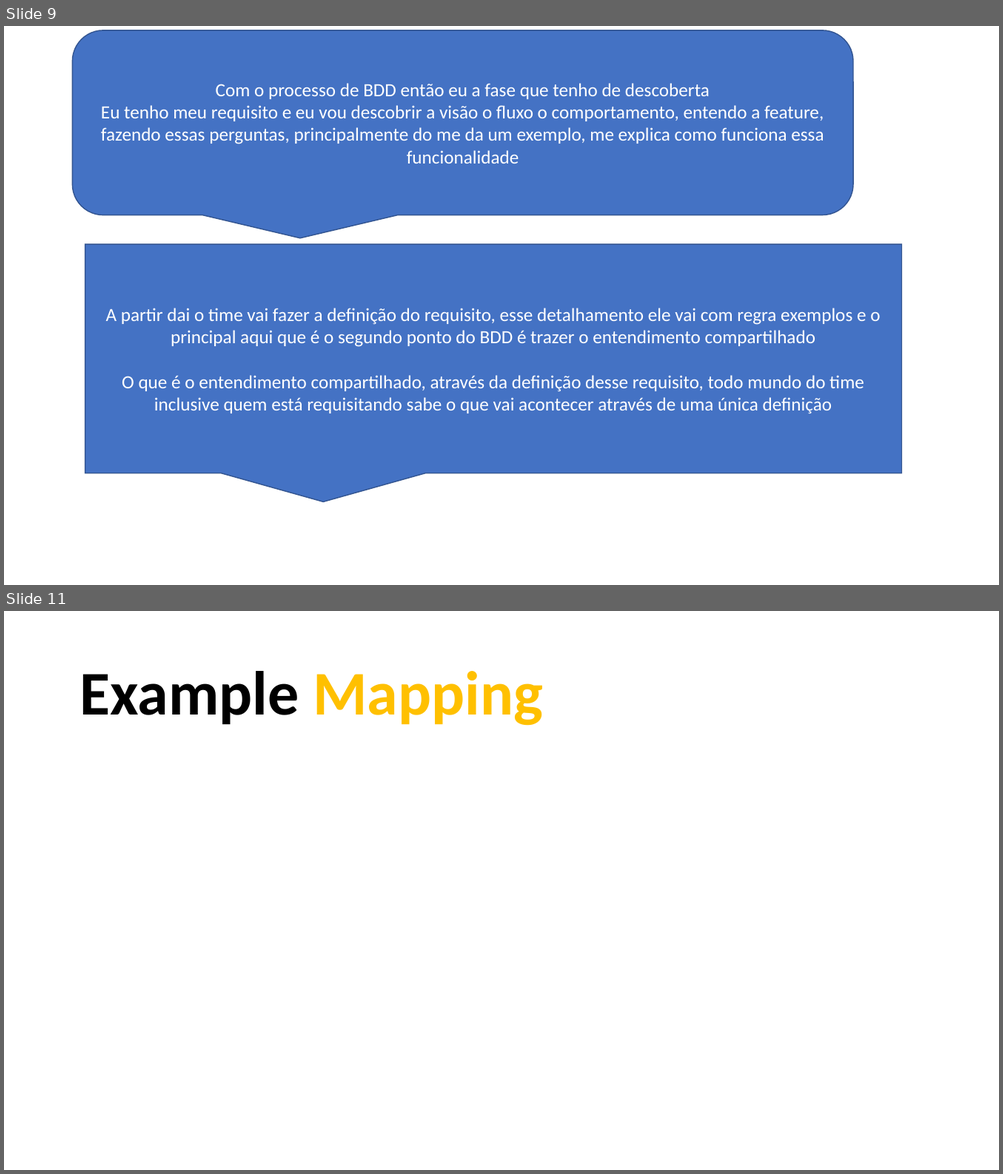
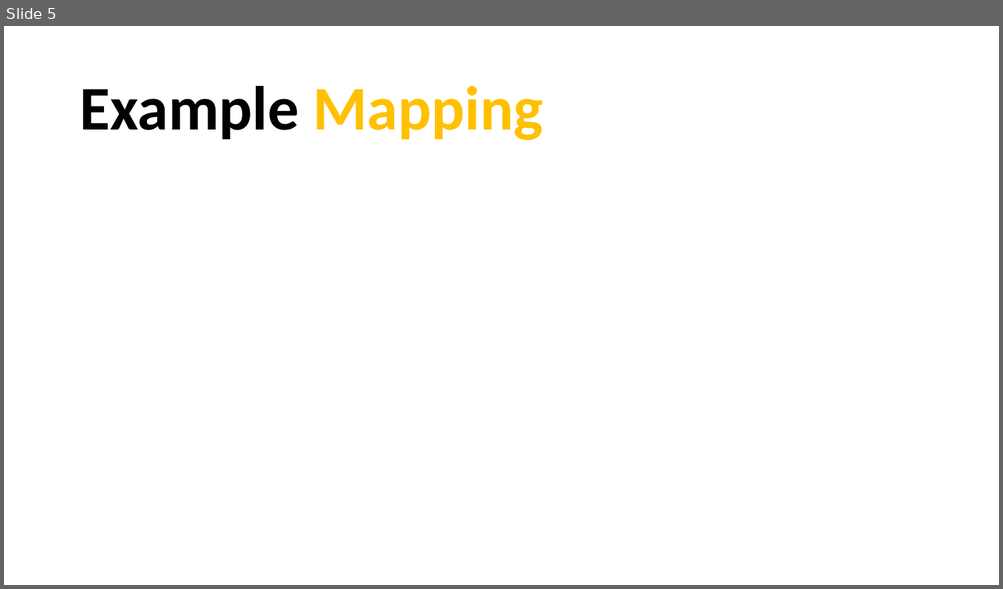
Before and after one commit to carlos-oliver/documentacao, a slide deck: Apresentação1.pptx. Shown one above the other, each under a label of ours: slides 9 and 11 before the commit, slide 5 after it; the slides between them are not shown. The pictures are 1003x1174 and 1003x589 pixels, drawn with LibreOffice and Linux fonts; fonts in the diff are those of the drawing. Boxes give left, top, right and bottom in pixels: in the first picture for what was removed or moved away, otherwise in the second. Text is boxed around its words. In the diff, an @@ line names an element or a change of style, - is before the commit and + after.

```diff
--- a/Apresentação1.pptx
+++ b/Apresentação1.pptx
@@ slide 9 removed at <box>4,26,999,585</box>, background #FFFFFF @@
@@ rounded speech box removed at <box>73,30,853,215</box> @@
-Com o processo de BDD então eu a fase que tenho de descoberta
-Eu tenho meu requisito e eu vou descobrir a visão o fluxo o comportamento, entendo a feature, fazendo essas perguntas, principalmente do me da um exemplo, me explica como funciona essa funcionalidade
@@ title removed at <box>79,87,313,136</box> @@
-Slide auxiliar
@@ speech box removed at <box>85,244,902,474</box> @@
-A partir dai o time vai fazer a definição do requisito, esse detalhamento ele vai com regra exemplos e o principal aqui que é o segundo ponto do BDD é trazer o entendimento compartilhado
-O que é o entendimento compartilhado, através da definição desse requisito, todo mundo do time inclusive quem está requisitando sabe o que vai acontecer através de uma única definição
@@ what was slide 11 is now slide 5 @@
```
Also in this commit, not shown: 11 slides changed, 2 other slides removed.
